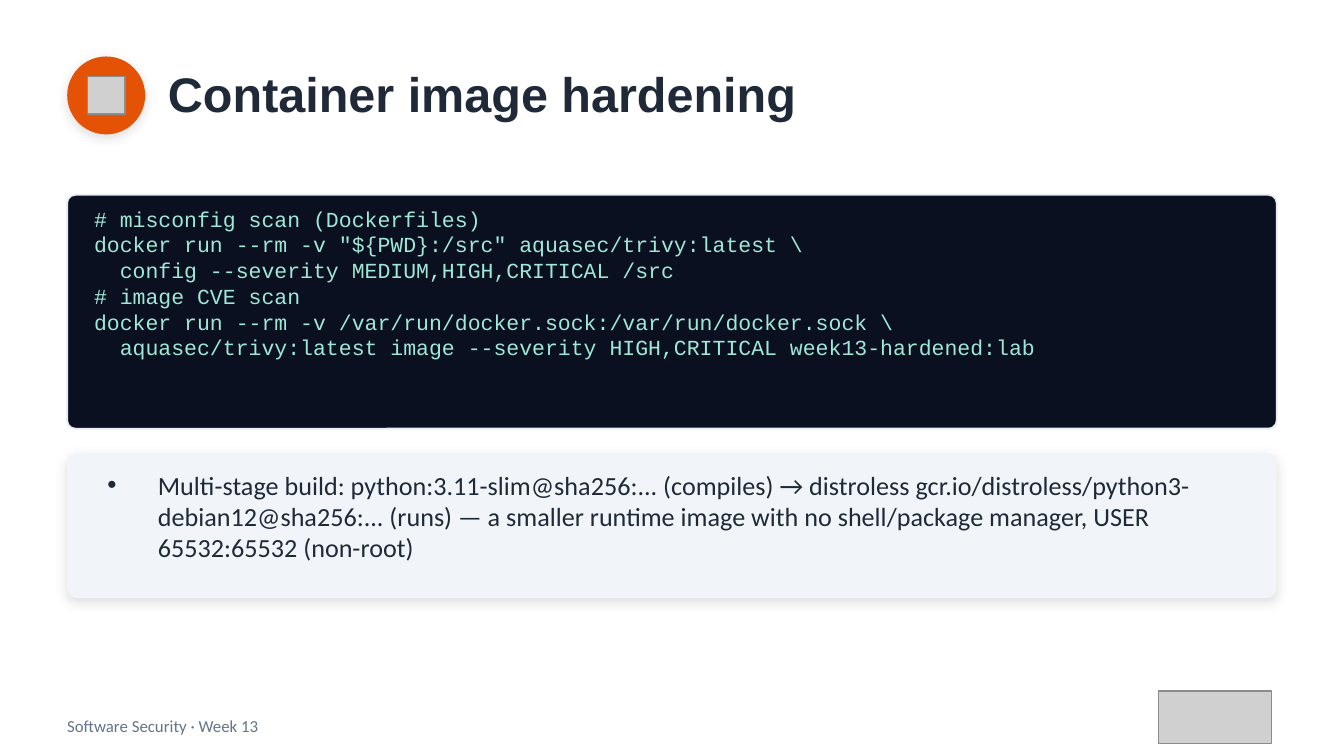
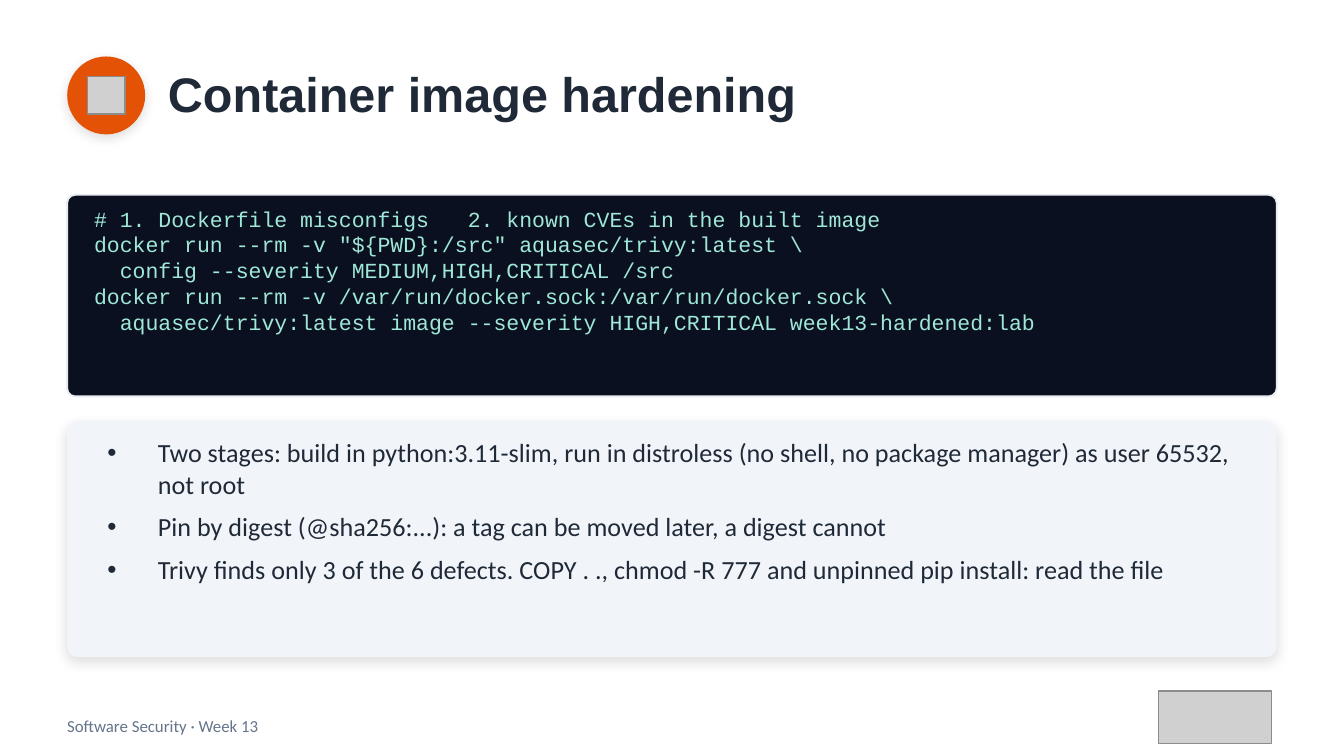
Before and after one commit to 6631503001/software-security, a slide deck: slide 13 of slides/pptx/week13.pptx. Drawn at 1344x756 pixels with LibreOffice and Linux fonts; fonts in the diff are those of the drawing; grey boxes stand for pictures. Boxes give left, top, right and bottom in pixels: in the first picture for what was removed or moved away, otherwise in the second. Text is boxed around its words. In the diff, an @@ line names an element or a change of style, - is before the commit and + after.

```diff
--- a/slides/pptx/week13.pptx
+++ b/slides/pptx/week13.pptx
@@ rounded rectangle: place and size @@
-rounded rectangle at [67, 195, 1277, 429]
+rounded rectangle at [67, 195, 1277, 396]
@@ rounded rectangle at [67, 195, 1277, 396]: proportions changed @@
@@ text at [120, 211, 880, 232]: text changed @@
-# misconfig scan (Dockerfiles)
+# 1. Dockerfile misconfigs 2. known CVEs in the built image
@@ text at [120, 289, 301, 309]: paragraph removed @@
-# image CVE scan
@@ rounded rectangle at [67, 421, 1277, 657]: proportions changed @@
@@ rounded rectangle: place and size @@
-rounded rectangle at [67, 453, 1277, 598]
+rounded rectangle at [67, 421, 1277, 657]
@@ text at [158, 443, 1229, 584]: text changed @@
-• Multi-stage build: python:3.11-slim@sha256:... (compiles) → distroless gcr.io/distroless/python3-debian12@sha256:... (runs) — a smaller runtime image with no shell/package manager, USER 65532:65532 (non-root)
+• Two stages: build in python:3.11-slim, run in distroless (no shell, no package manager) as user 65532, not root
+• Pin by digest (@sha256:...): a tag can be moved later, a digest cannot
+• Trivy finds only 3 of the 6 defects. COPY . ., chmod -R 777 and unpinned pip install: read the file
```
Also in this commit, not shown: 8 other slides changed, 1 slide removed, 8 other files.
